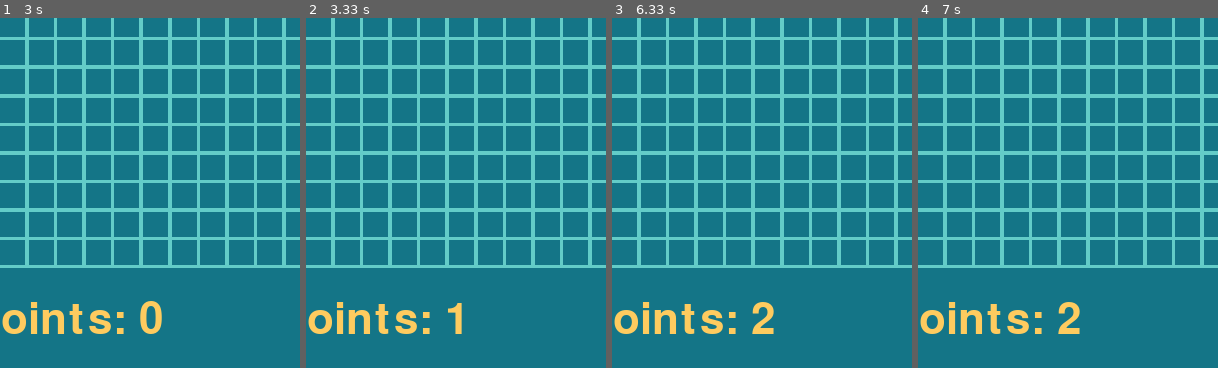
Above: before the commit, frames 1-4 (left to right).
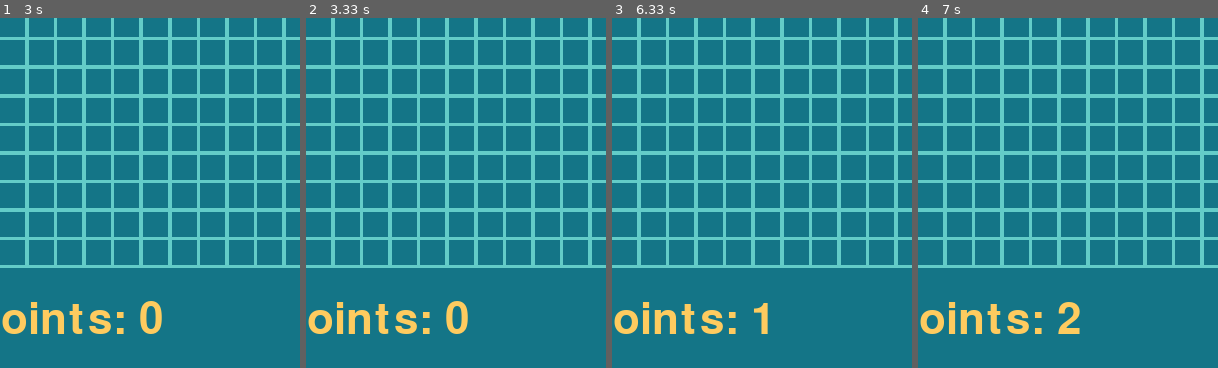
Above: after the commit, the same moments.

Repository: Tello-/Snake-in-Pygame
Game: pygame game, started from Snake_Game.py
Same seed, same stepped clock (60 frames per second), same inputs: the game is played once before the commit and once after it.
Inputs:
- Up to frame 1 (3 s): tap Enter at 0.33 s; hold Right 0.67-1.13 s; hold Up 1.17-1.47 s; hold Right 1.5-1.97 s; hold Up 2-2.53 s; hold Left 2.57-2.87 s
- Up to frame 2 (3.33 s): no input
- Up to frame 3 (6.33 s): hold Down 3.33-3.7 s; hold Right 3.73-4.37 s; hold Down 4.4-4.77 s; hold Left 4.8-5.27 s; hold Right 5.3-5.77 s; hold Up 5.8-6.1 s; hold Right from 6.13 s (still down)
- Up to frame 4 (7 s): release Right at 6.6 s; hold Left from 6.63 s (still down)
The pictures show only the part of the screen within x 10-60%, y 50-100%; the shares and areas given below are measured in that part.

Frame 1 is identical in both runs. In frame 2, 0.5% of the frame differs, in the area x 46-54%, y 80-91%; in frame 3, 0.4%; in frame 4, nothing differs.

Commit message:
Fixed the timer issue

Diff:
--- a/scene.py
+++ b/scene.py
@@ -132,11 +132,12 @@
 
         self._isRunning = True
         self._hasBegun = False
+        self._timerBegun = False
 
         self._initFilledBG(ZORA_SKIN, self._GRID_LAYER)
         self._initGridOverlay(DARK_BLUE, self._GRID_LAYER)
 
-        time.set_timer(self._TIMED_POINT_INCREASE_EVENT, 3000)
+
 
     def _process_input(self):
         for event in pygame.event.get():
@@ -167,7 +168,9 @@
                 self._hasBegun = True
 
     def _update_state(self) ->bool:
-
+        if self._hasBegun and not self._timerBegun:
+            self._timerBegun = True
+            time.set_timer(self._TIMED_POINT_INCREASE_EVENT, 3000)
         if self.apple == None:
             self.apple = self._spawnApple()
 
